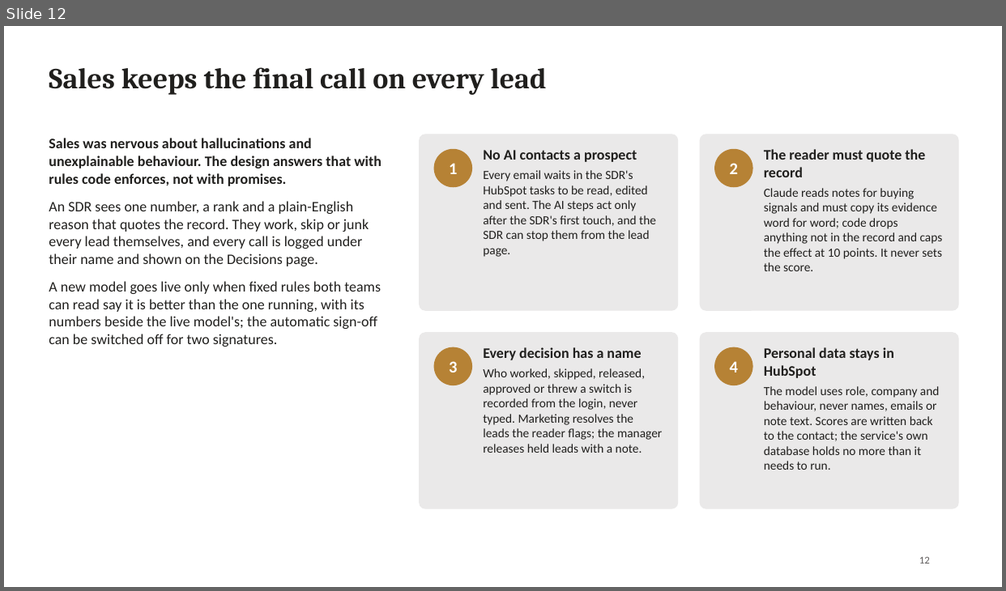
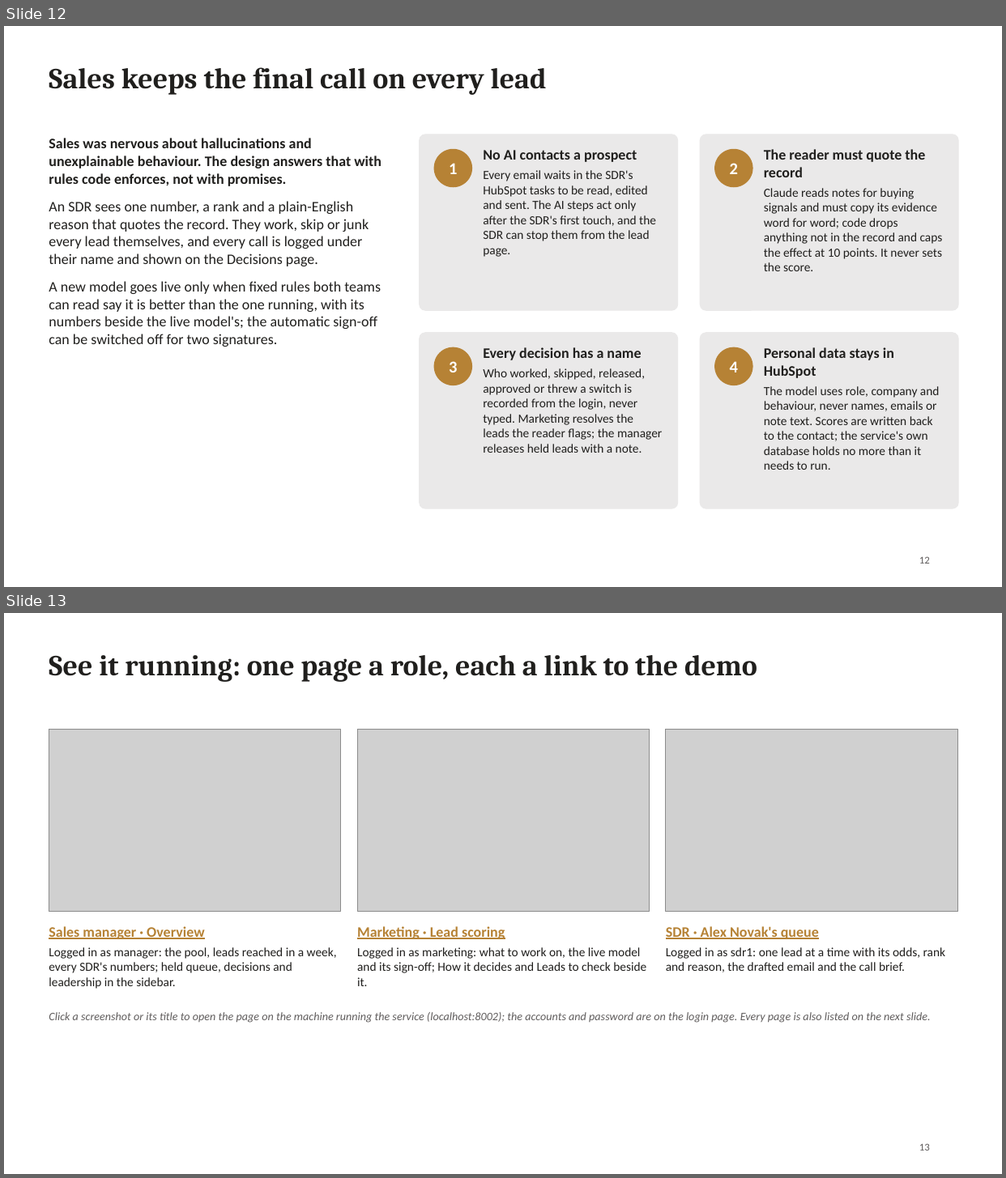
Before and after one commit to Ash1129/AuxoCase, a slide deck: docs/decks/AuxoCase-CEO-business-review.pptx. Shown one above the other, each under a label of ours: slide 12 before the commit, slides 12 and 13 after it. The pictures are 1006x591 and 1006x1178 pixels, drawn with LibreOffice and Linux fonts; fonts in the diff are those of the drawing; grey boxes stand for pictures. Boxes give left, top, right and bottom in pixels: in the first picture for what was removed or moved away, otherwise in the second. Text is boxed around its words. In the diff, an @@ line names an element or a change of style, - is before the commit and + after.

```diff
--- a/docs/decks/AuxoCase-CEO-business-review.pptx
+++ b/docs/decks/AuxoCase-CEO-business-review.pptx
@@ slide 13 added at <box>4,613,1002,1174</box>, background #FFFFFF @@
@@ title added at <box>49,655,757,682</box>, 28 pt, text #201F1D, bold @@
+See it running: one page a role, each a link to the demo
@@ picture added at <box>49,729,341,912</box> @@
@@ picture added at <box>357,729,650,912</box> @@
@@ picture added at <box>666,729,957,912</box> @@
@@ text added at <box>49,926,337,989</box>, 12 pt, text #201F1D @@
+Sales manager · Overview
+Logged in as manager: the pool, leads reached in a week, every SDR's numbers; held queue, decisions and leadership in the sidebar.
@@ text added at <box>357,926,646,986</box>, 12 pt, text #201F1D @@
+Marketing · Lead scoring
+Logged in as marketing: what to work on, the live model and its sign-off; How it decides and Leads to check beside it.
@@ text added at <box>666,926,945,973</box>, 12 pt, text #201F1D @@
+SDR · Alex Novak's queue
+Logged in as sdr1: one lead at a time with its odds, rank and reason, the drafted email and the call brief.
@@ text added at <box>49,1012,931,1023</box>, 11 pt, text #605D5D, italic @@
+Click a screenshot or its title to open the page on the machine running the service (localhost:8002); the accounts and password are on the login page. Every page is also listed on the next slide.
@@ page number added at <box>919,1144,930,1151</box>, 10 pt, text #605D5D @@
+13
```
Also in this commit, not shown: 1 slide changed, 6 other files.
